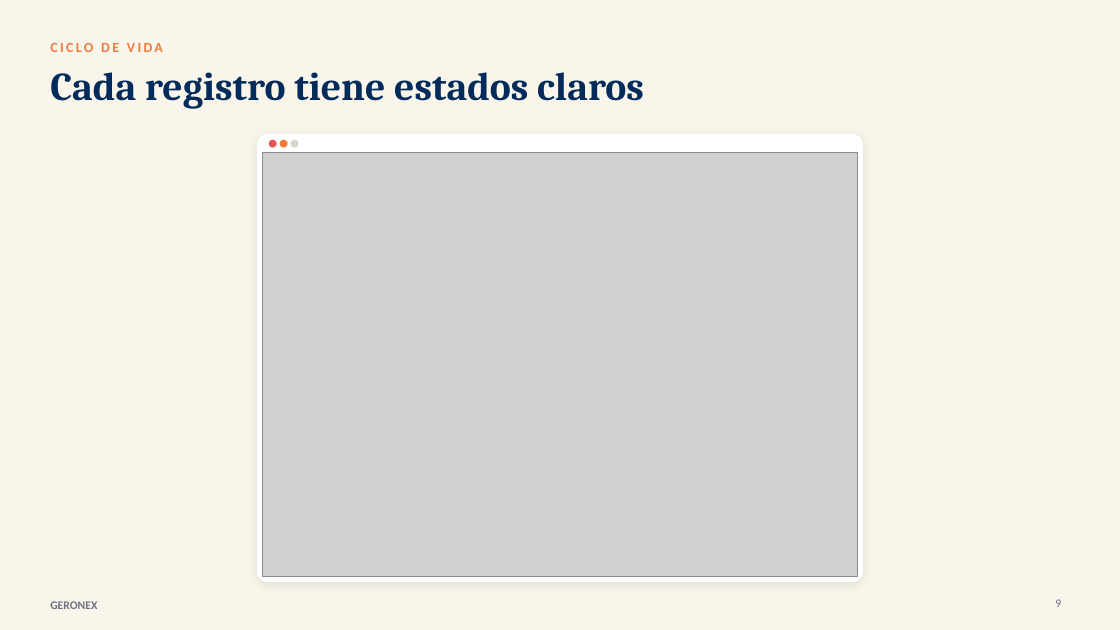
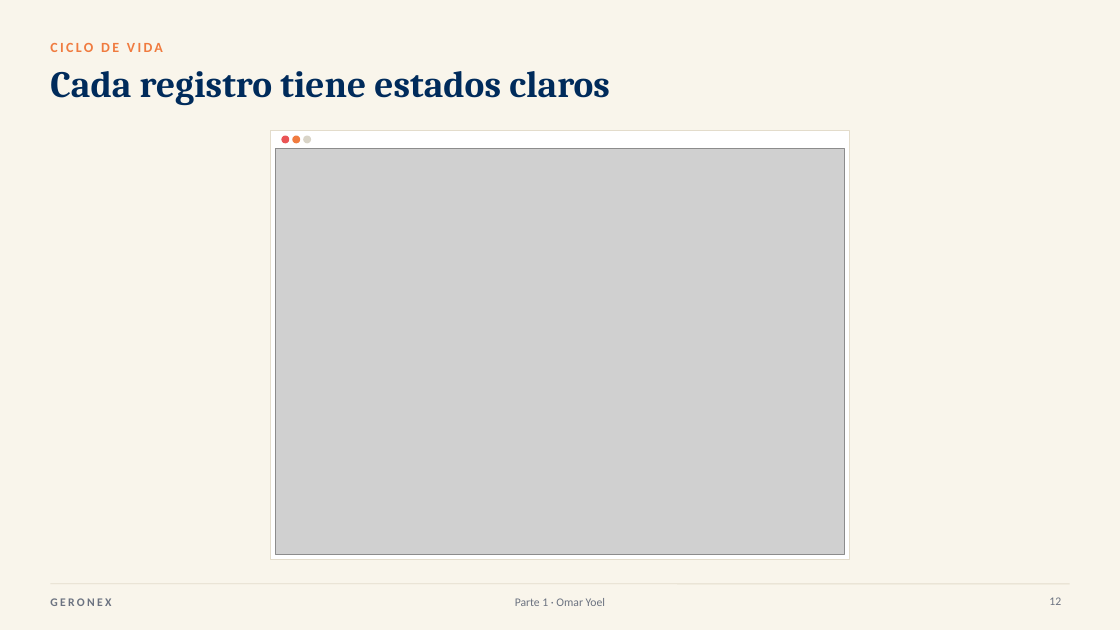
Before and after one commit to DavidVerguita/GERONEX_Equipo5, a slide deck: slide 12 of docs/Presentacion_GERONEX_Final.pptx (slide 9 before the commit). Drawn at 1120x630 pixels with LibreOffice and Linux fonts; fonts in the diff are those of the drawing; grey boxes stand for pictures. Boxes give left, top, right and bottom in pixels: in the first picture for what was removed or moved away, otherwise in the second. Text is boxed around its words. In the diff, an @@ line names an element or a change of style, - is before the commit and + after.

```diff
--- a/docs/Presentacion_GERONEX_Final.pptx
+++ b/docs/Presentacion_GERONEX_Final.pptx
@@ title "Cada registro tiene estados claros" at [50, 71, 610, 106]: size 34 to 32 pt @@
@@ rounded rectangle removed at [258, 134, 863, 581] @@
@@ rectangle added at [271, 130, 850, 560], fill #FFFFFF, outline #E3DCCB 0.75 pt @@
@@ picture: place and size @@
-picture at [263, 153, 858, 576]
+picture at [276, 149, 845, 555]
@@ ellipse: place and size @@
-ellipse at [281, 140, 287, 147]
+ellipse at [282, 136, 289, 143]
@@ ellipse at [282, 136, 289, 143]: fill #F07B3F to #EA5455; outline #F07B3F 1 pt to #EA5455 1 pt @@
@@ ellipse: place and size @@
-ellipse at [292, 140, 298, 147]
+ellipse at [293, 136, 300, 143]
@@ ellipse at [293, 136, 300, 143]: fill #D9D4C7 to #F07B3F; outline #D9D4C7 1 pt to #F07B3F 1 pt @@
@@ ellipse: place and size @@
-ellipse at [270, 140, 276, 147]
+ellipse at [304, 136, 311, 143]
@@ ellipse at [304, 136, 311, 143]: fill #EA5455 to #D9D4C7; outline #EA5455 1 pt to #D9D4C7 1 pt @@
@@ text "GERONEX" at [50, 598, 111, 606]: letter spacing 0 to 2 pt @@
@@ line added from (50, 584) to (1070, 584), #E3DCCB 0.75 pt @@
@@ text added at [515, 598, 605, 606], 10 pt, text #6B7280 @@
+Parte 1 · Omar Yoel
@@ page number at [1049, 597, 1061, 605]: text changed @@
-9
+12
```
Also in this commit, not shown: 16 other slides changed, 9 slides added, 1 slide removed, 39 other files.
